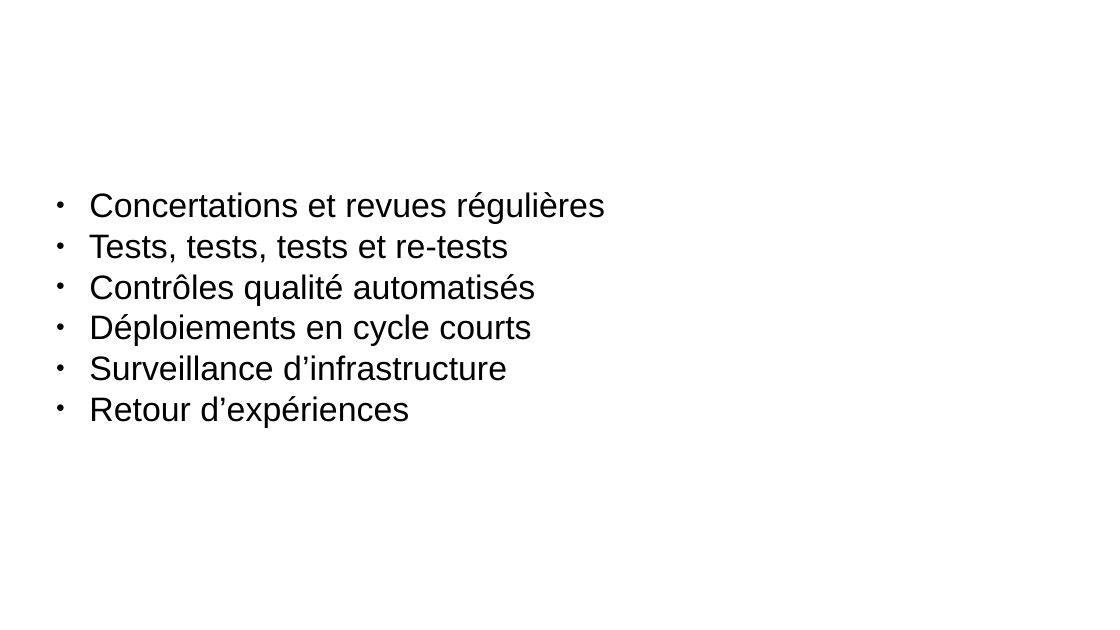
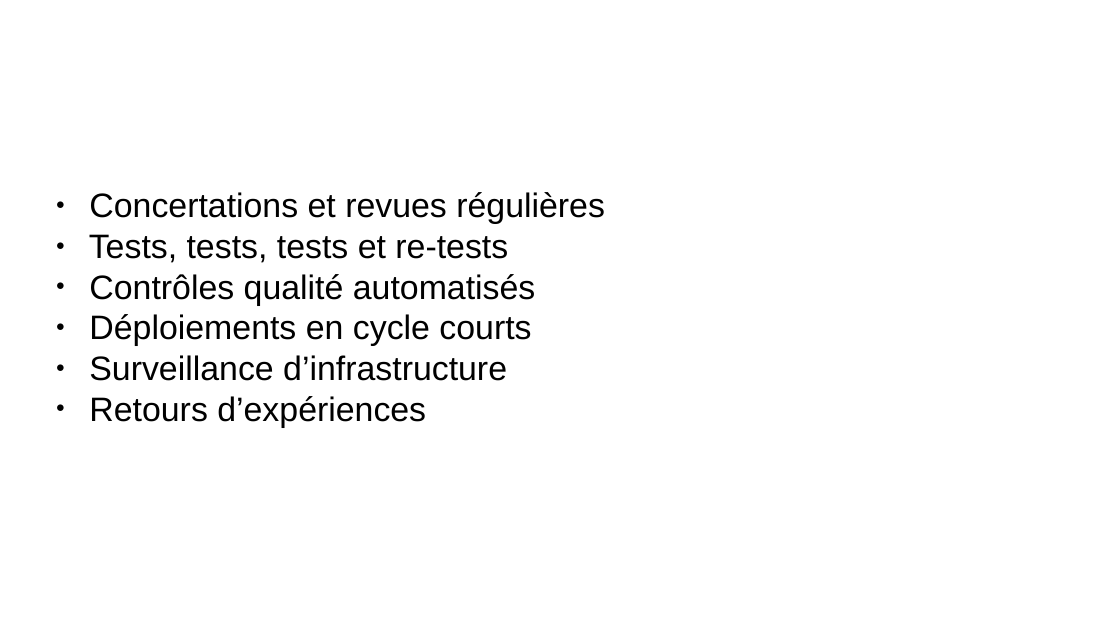
Before and after one commit to remipassmoilesel/ci-cd-plan, a slide deck: slide 4 of ci-cd-plan.odp (slide 3 before the commit). Drawn at 1120x630 pixels with LibreOffice and Linux fonts; fonts in the diff are those of the drawing; background and template pictures are left out. Boxes give left, top, right and bottom in pixels: in the first picture for what was removed or moved away, otherwise in the second. Text is boxed around its words. In the diff, an @@ line names an element or a change of style, - is before the commit and + after.

```diff
--- a/ci-cd-plan.odp
+++ b/ci-cd-plan.odp
@@ subtitle at (89,396,426,427): text changed @@
-● Retour d’expériences
+● Retours d’expériences
```
Also in this commit, not shown: 9 other slides changed, 8 slides added, 3 slides removed.
